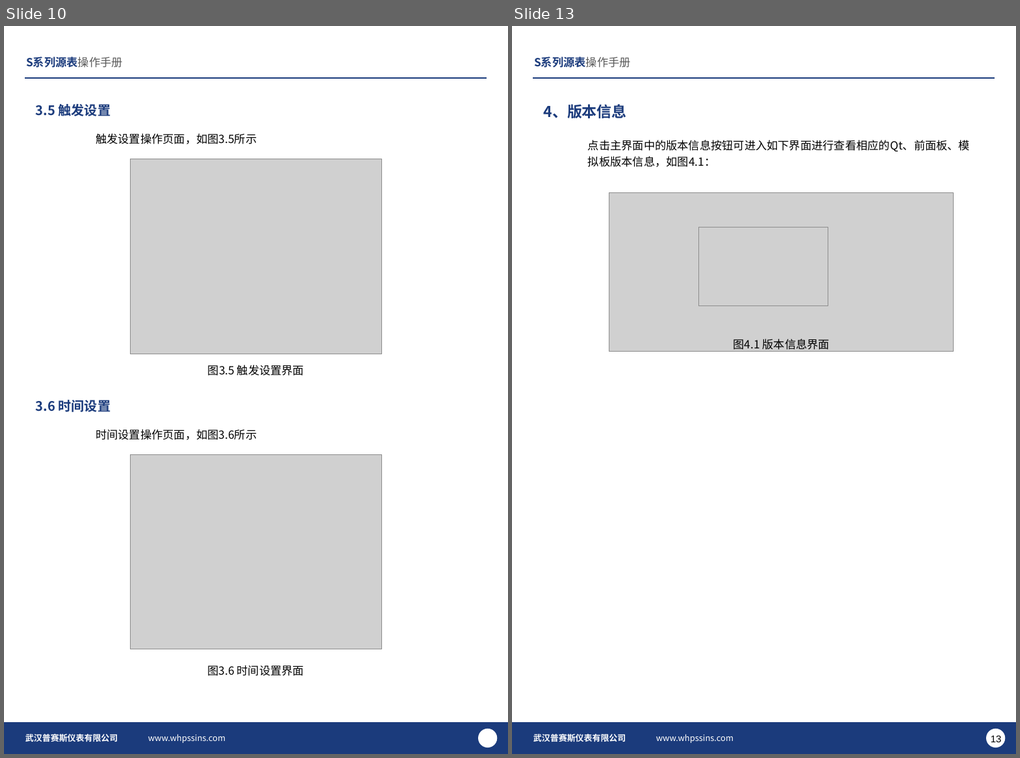
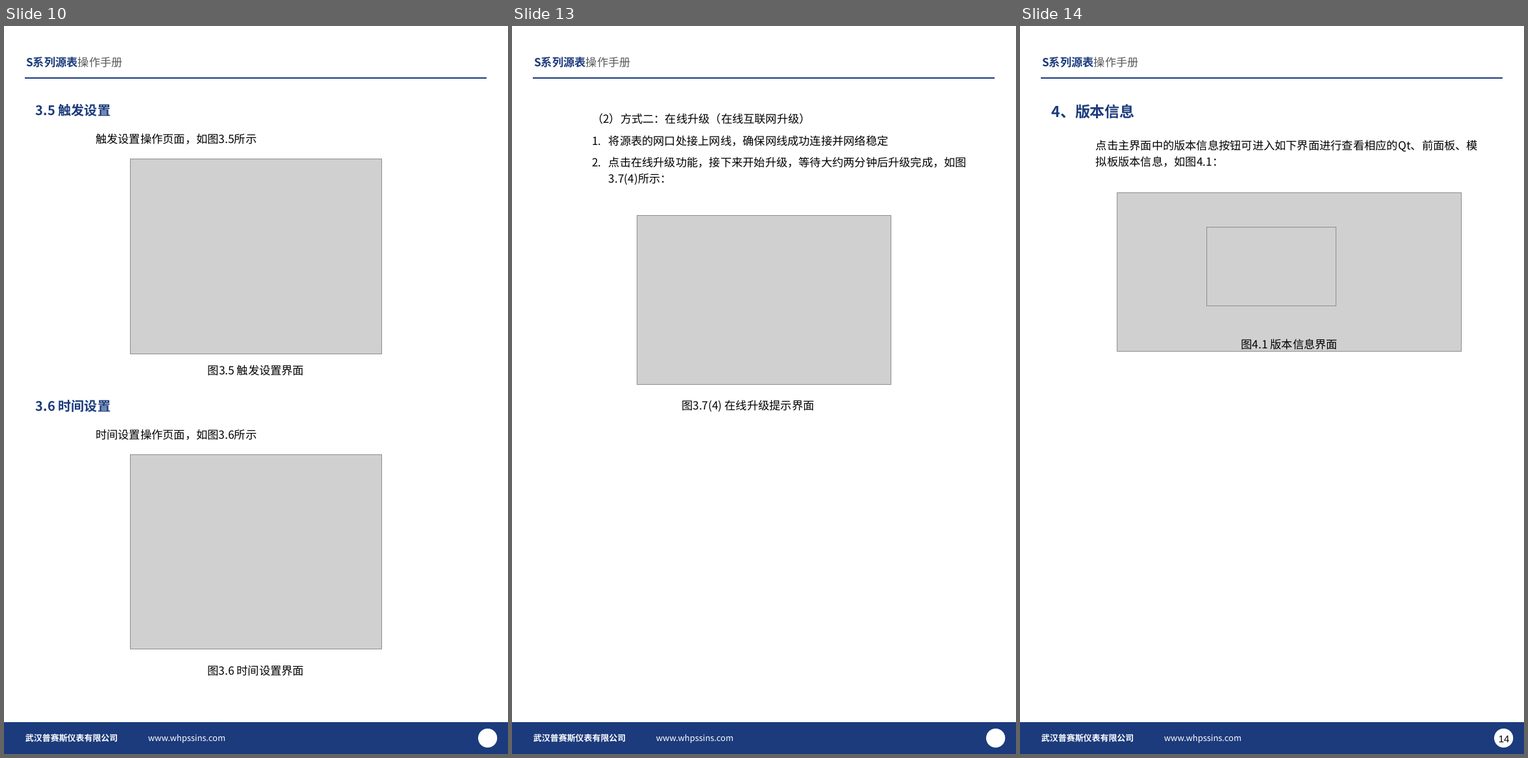
Before and after one commit to PathZW/Pss, a slide deck: 产品手册/Sx00/S系列源表操作手册v1.2.0.pptx. Shown side by side, each under a label of ours: slides 10 and 13 before the commit, slides 10, 13 and 14 after it; the slides between them are not shown. The pictures are 1020x758 and 1528x758 pixels, drawn with LibreOffice and Linux fonts; fonts in the diff are those of the drawing; grey boxes stand for pictures; background and template pictures are left out. Boxes give left, top, right and bottom in pixels: in the first picture for what was removed or moved away, otherwise in the second. Text is boxed around its words. In the diff, an @@ line names an element or a change of style, - is before the commit and + after.

Commit message:
xcy:源表操作手册完善上传

```diff
--- a/产品手册/Sx00/S系列源表操作手册v1.2.0.pptx
+++ b/产品手册/Sx00/S系列源表操作手册v1.2.0.pptx
@@ slide 13 added at <box>512,26,1016,754</box>, background #FFFFFF; not listed: 6 template elements that a slide beside it also shows @@
@@ text added at <box>592,113,967,185</box>, 12 pt, text #000000 @@
+（2）方式二：在线升级（在线互联网升级）
+1. 将源表的网口处接上网线，确保网线成功连接并网络稳定
+2. 点击在线升级功能，接下来开始升级，等待大约两分钟后升级完成，如图3.7(4)所示：
@@ picture added at <box>637,216,892,385</box> @@
@@ text added at <box>682,400,815,412</box>, 12 pt, text #000000 @@
+图3.7(4) 在线升级提示界面
@@ what was slide 13 is now slide 14 @@
@@ page number at <box>1499,735,1510,742</box>: text changed @@
-13
+14
```
Also in this commit, not shown: 2 slides changed.
